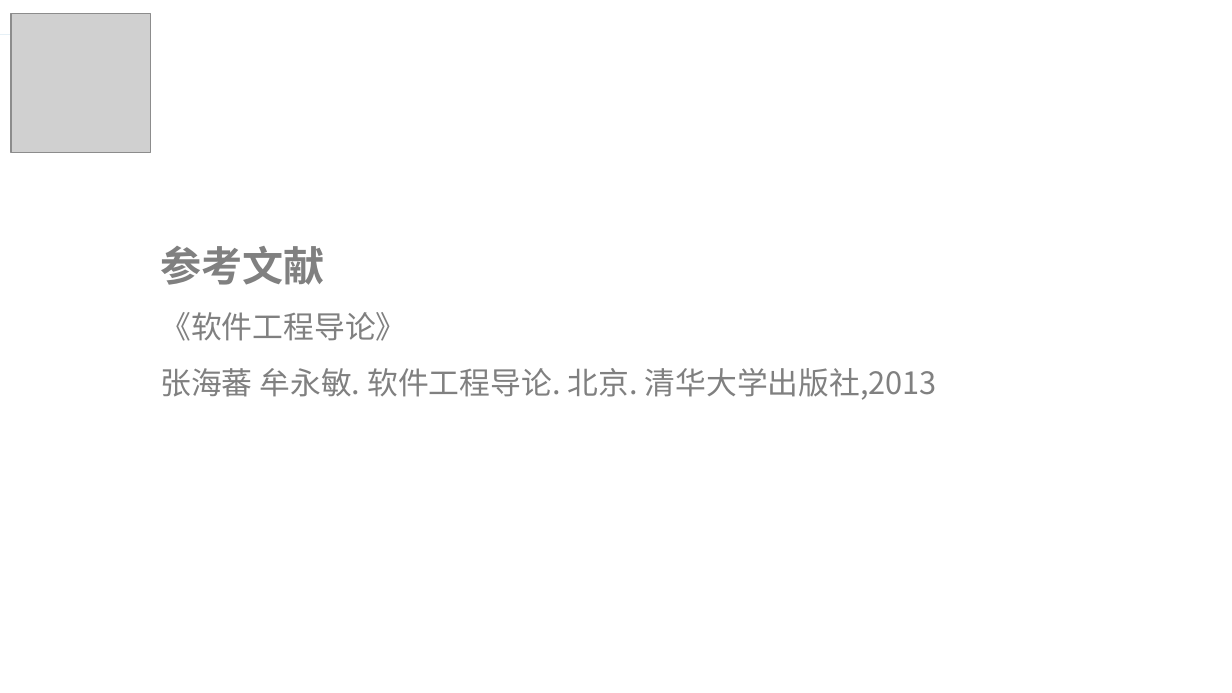
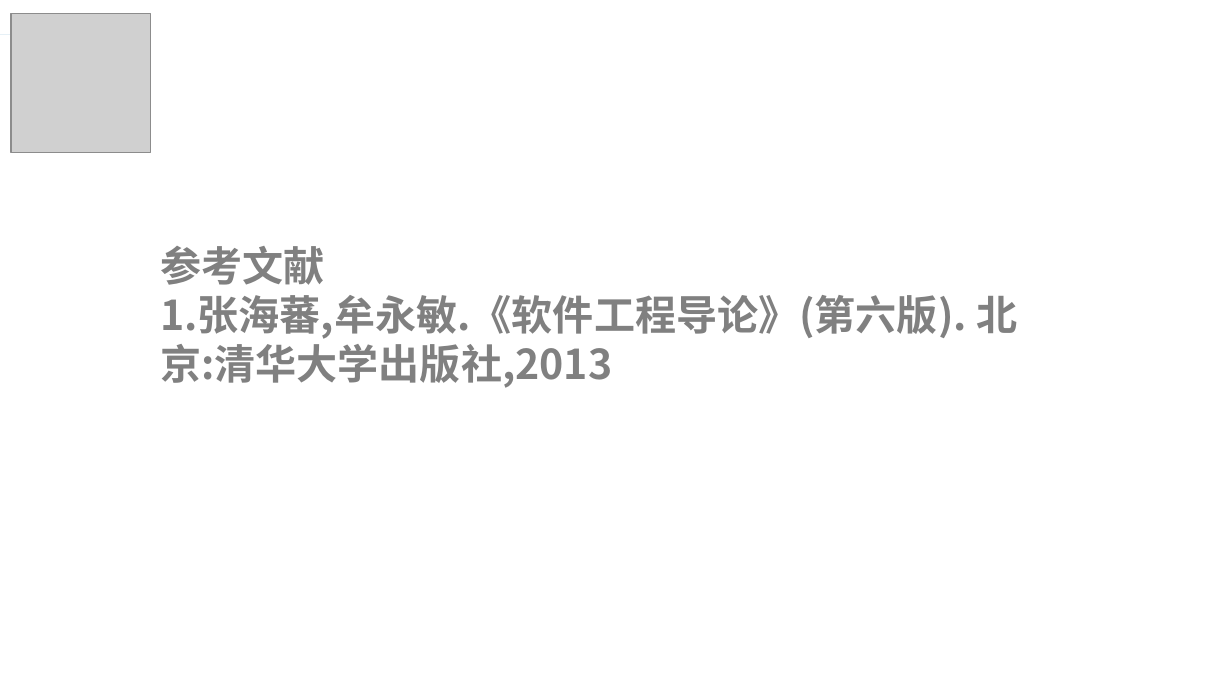
Before and after one commit to lorenzoyoung/ZUCC-Lazy-Bone, a slide deck: slide 10 of 评审PPT/项目计划/ZUCCLazyBone项目计划.pptx. Drawn at 1232x693 pixels with LibreOffice and Linux fonts; fonts in the diff are those of the drawing; grey boxes stand for pictures. Boxes give left, top, right and bottom in pixels: in the first picture for what was removed or moved away, otherwise in the second. Text is boxed around its words. In the diff, an @@ line names an element or a change of style, - is before the commit and + after.

```diff
--- a/评审PPT/项目计划/ZUCCLazyBone项目计划.pptx
+++ b/评审PPT/项目计划/ZUCCLazyBone项目计划.pptx
@@ text at [160,295,1017,388]: text changed; size 18 to 24 pt; bold on @@
-《软件工程导论》
-张海蕃 牟永敏. 软件工程导论. 北京. 清华大学出版社,2013
+1.张海蕃,牟永敏.《软件工程导论》(第六版). 北京:清华大学出版社,2013
```
Also in this commit, not shown: 6 other slides changed, 1 slide added, 15 other files.
